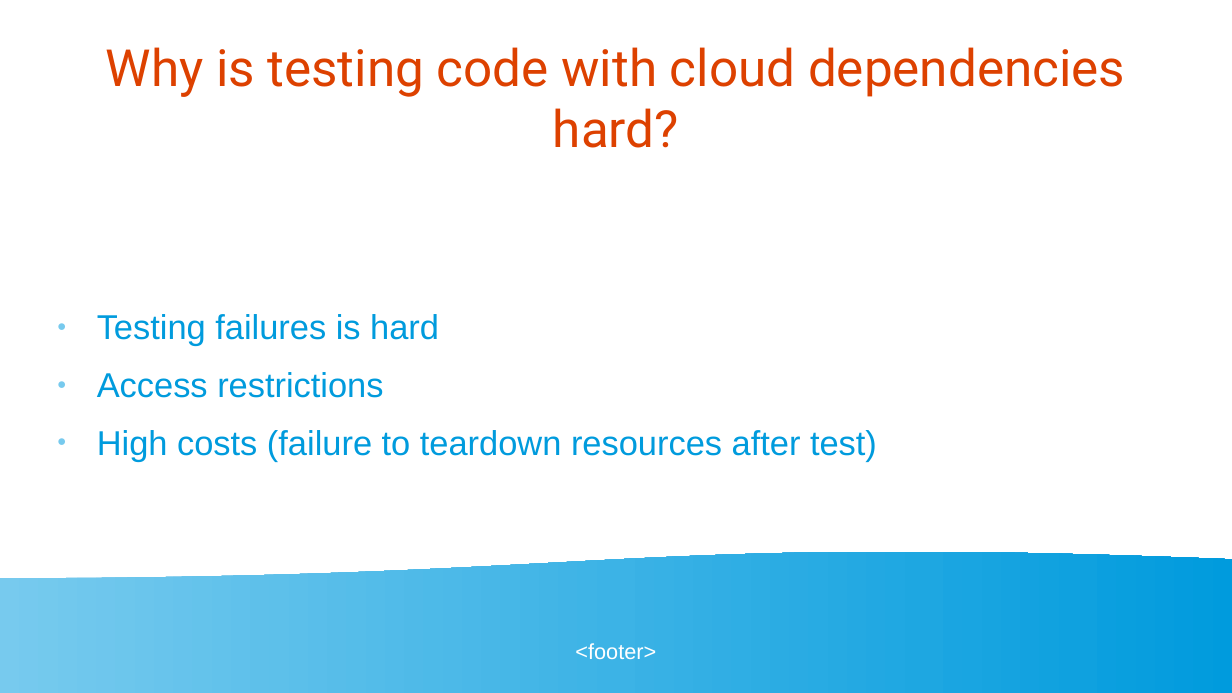
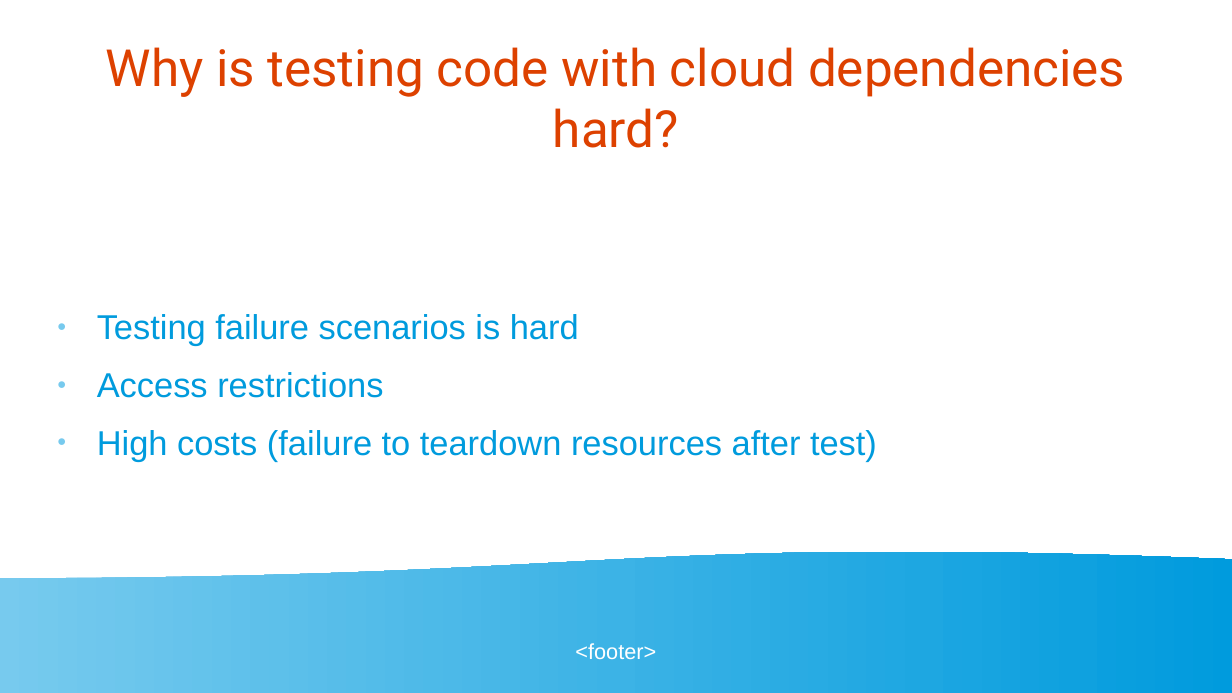
Before and after one commit to golangbot/gophercon-uk-2025-talk, a slide deck: slide 5 of Presentation.odp. Drawn at 1232x693 pixels with LibreOffice and Linux fonts; fonts in the diff are those of the drawing. Boxes give left, top, right and bottom in pixels: in the first picture for what was removed or moved away, otherwise in the second. Text is boxed around its words. In the diff, an @@ line names an element or a change of style, - is before the commit and + after.

```diff
--- a/Presentation.odp
+++ b/Presentation.odp
@@ text at (x1=97, y1=314, x2=579, y2=346): text changed @@
-● Testing failures is hard
+● Testing failure scenarios is hard
```
Also in this commit, not shown: 9 other slides changed, 4 other files.
